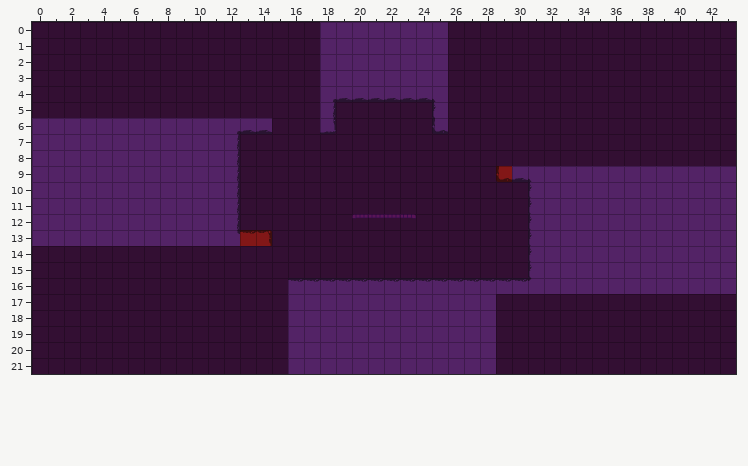
An edit to a level. Tiled map, core/assets/maps/boss.tmx. Above: the version before the commit.
Cells are 32x32 px. Shown: x 0..43, y 0..21. Tiles whose own drawing changed are shown in their newer look in all pictures.
After:
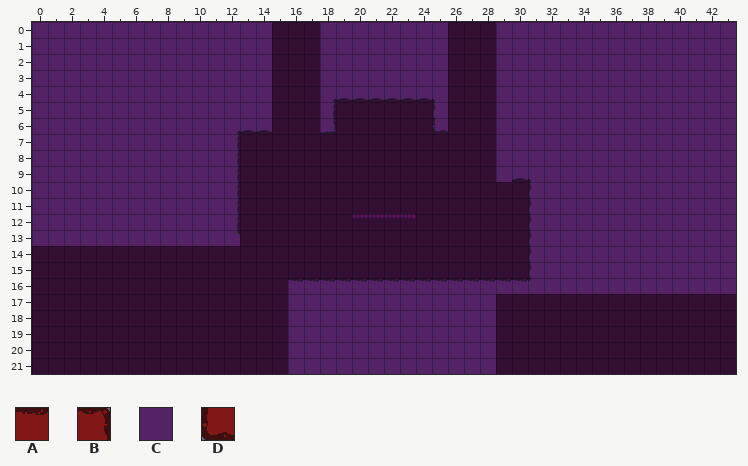
Key: from "town": A 1, B 2, C 8, D 14.
_ is an empty cell.
Changes in this commit:
Layer "MIDDLE":
y 0..5: x 0..14 _______________ -> CCCCCCCCCCCCCCC; x 29..43 _______________ -> CCCCCCCCCCCCCCC
y 6..8: x 29..43 _______________ -> CCCCCCCCCCCCCCC
y 9: x 29 D -> C
y 13: x 13..14 AB -> __
Boxes around the changes in both pictures, in picture pixels (x1, y1, x2, y2):
added: (32, 22, 272, 118)
changed: (496, 22, 736, 182)
removed: (240, 230, 272, 246)
